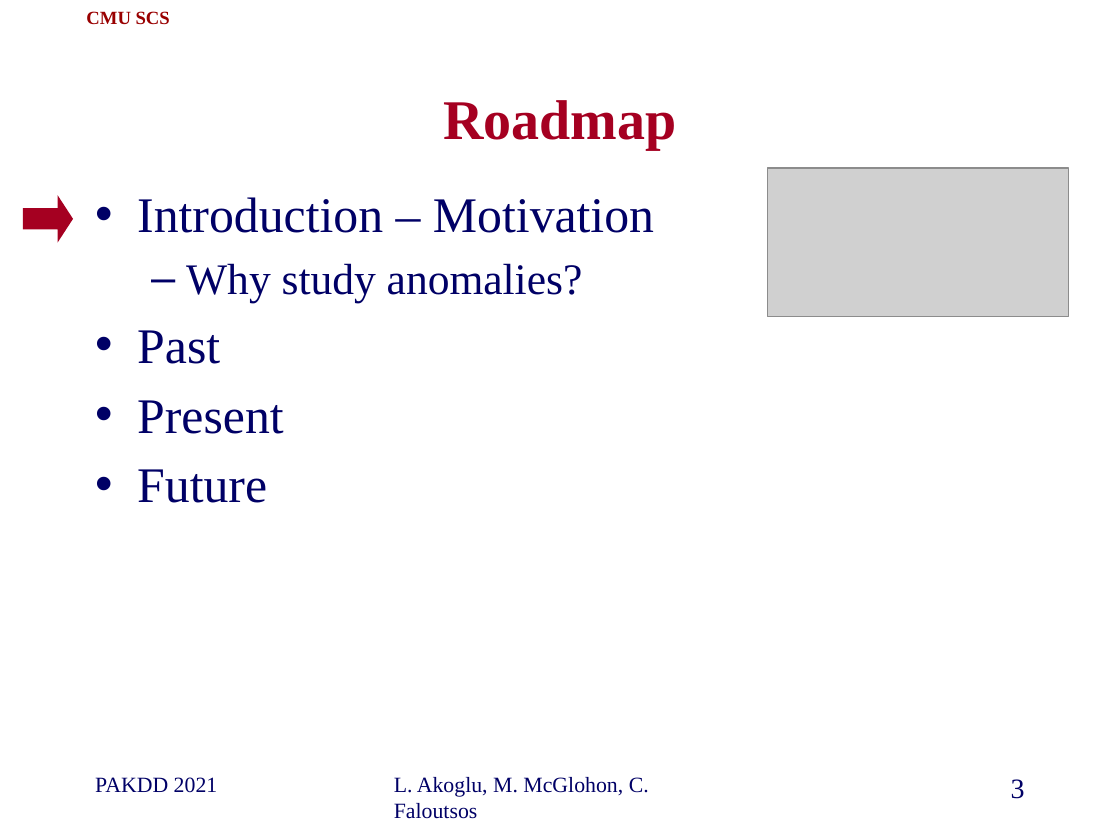
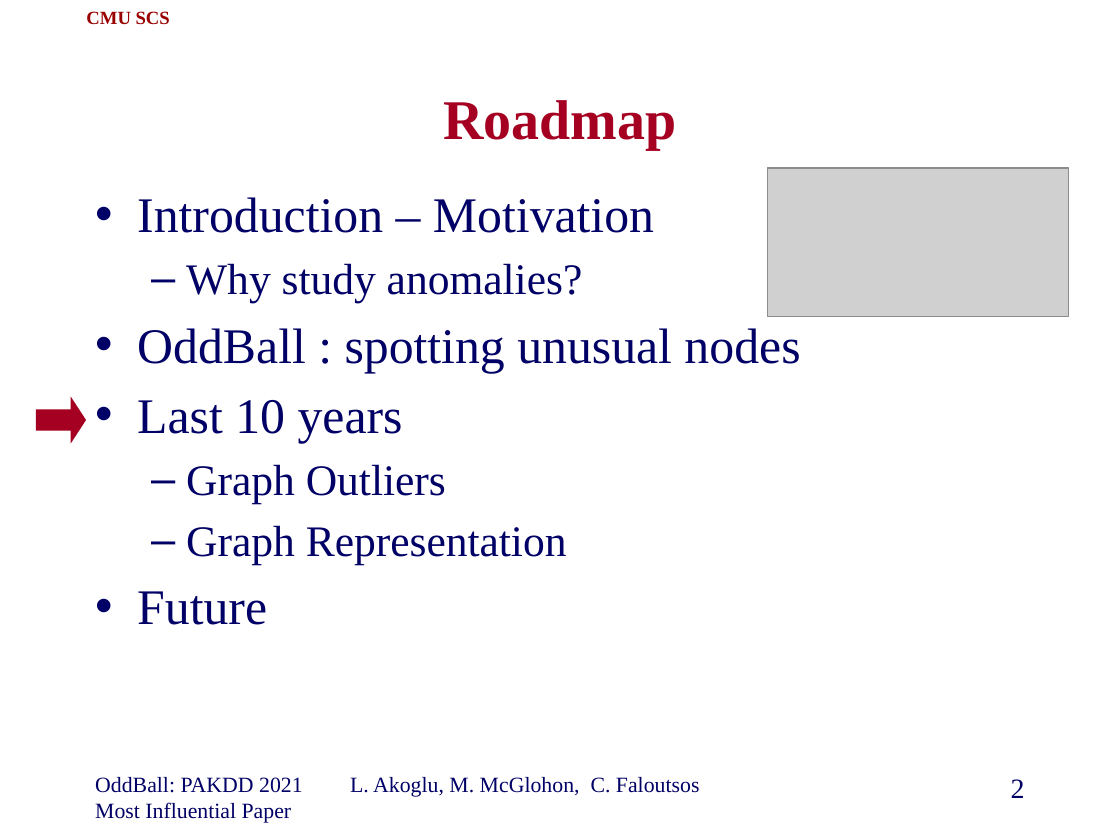
Before and after one commit to cfaloutsos/2021-pakdd-ToT, a slide deck: slide 2 of P2_present_OddBall_ToT.pptx (slide 3 before the commit). Drawn at 1120x840 pixels with LibreOffice and Linux fonts; fonts in the diff are those of the drawing; grey boxes stand for pictures; background and template pictures are left out. Boxes give left, top, right and bottom in pixels: in the first picture for what was removed or moved away, otherwise in the second. Text is boxed around its words. In the diff, an @@ line names an element or a change of style, - is before the commit and + after.

```diff
--- a/P2_present_OddBall_ToT.pptx
+++ b/P2_present_OddBall_ToT.pptx
@@ text at (137, 328, 800, 565): text changed @@
-• Past
-• Present
+• OddBall : spotting unusual nodes
+• Last 10 years
+  – Graph Outliers
+  – Graph Representation
@@ right arrow: place and size @@
-right arrow at (25, 202, 71, 237)
+right arrow at (38, 402, 84, 438)
@@ text at (95, 777, 303, 823): text changed @@
-PAKDD 2021
+OddBall: PAKDD 2021 Most Influential Paper
@@ text "L. Akoglu, M. McGlohon, C. ..." rewrapped from (394, 777, 649, 819) to (350, 777, 700, 797) @@
@@ page number at (1011, 779, 1025, 798): text changed @@
-3
+2
```
Also in this commit, not shown: 7 other slides changed, 1 slide removed, 1 other file.
